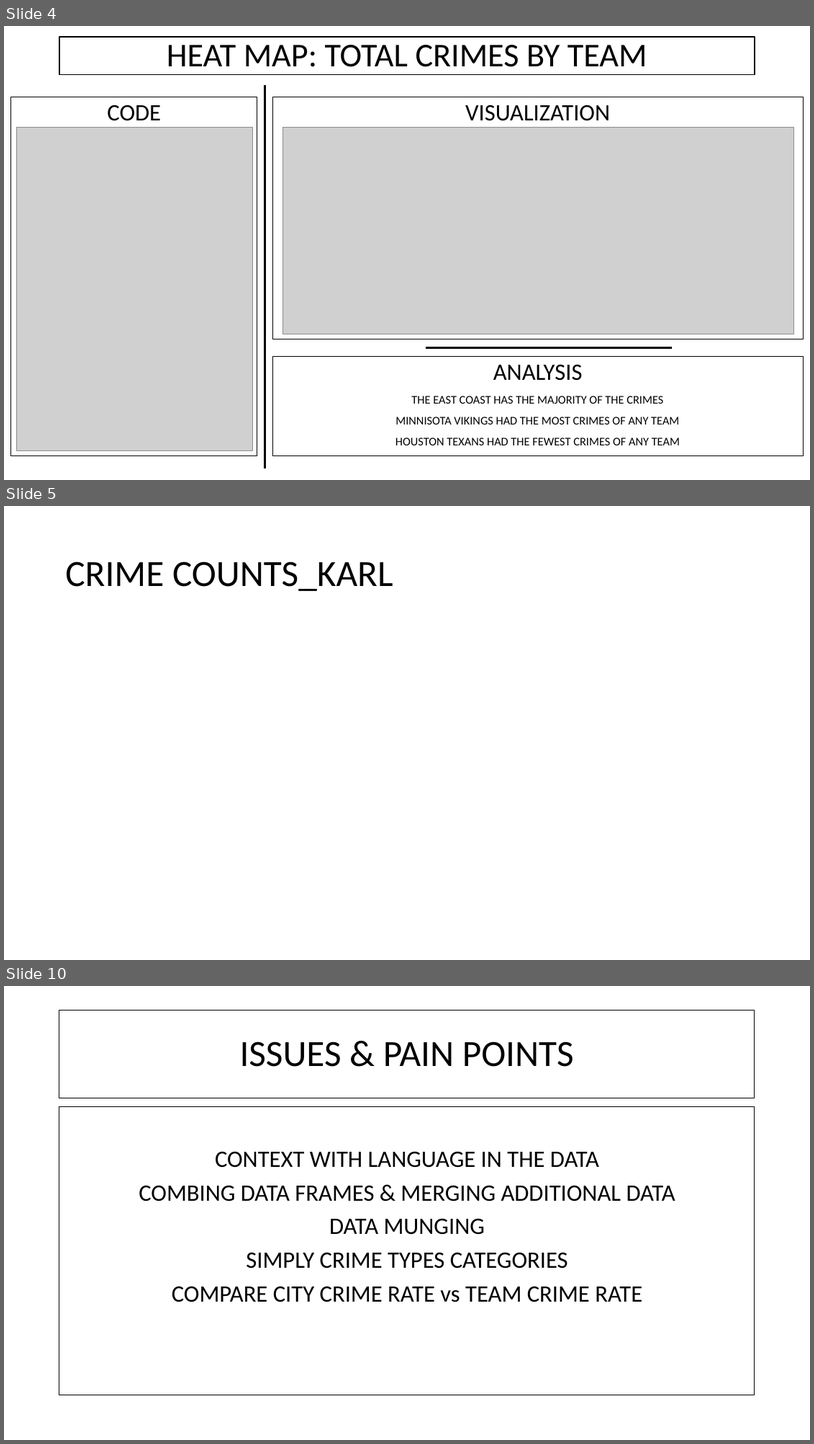
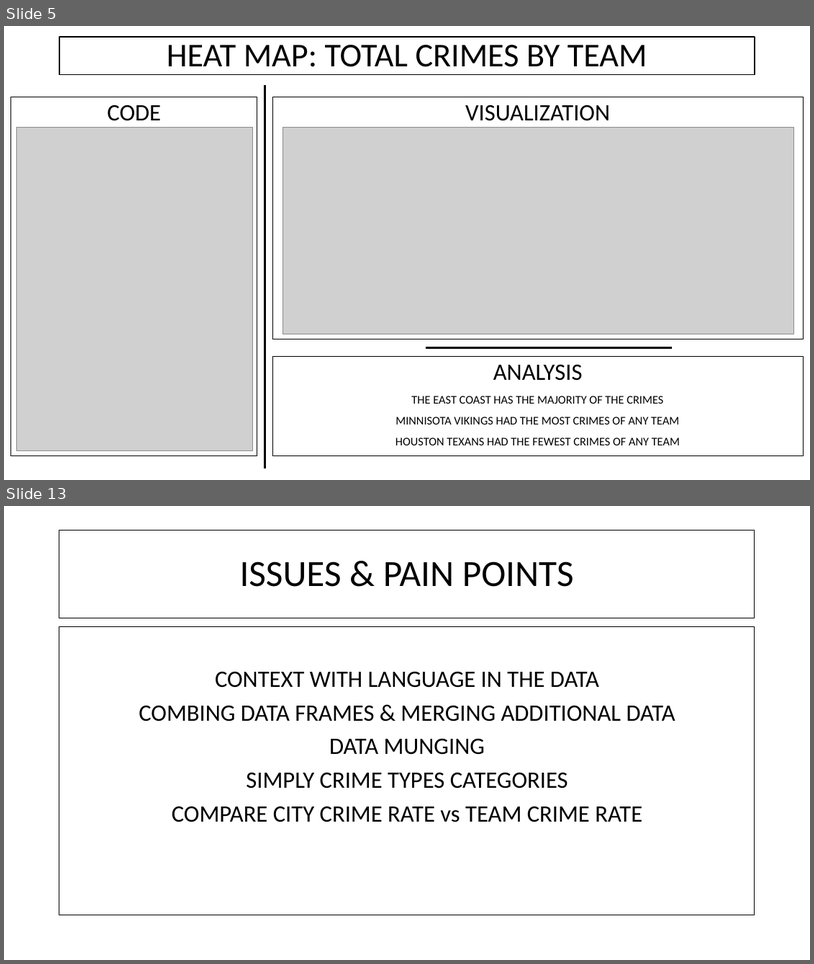
Before and after one commit to alecslaney/project2, a slide deck: CHADS_CODING/CRIME + NFL.pptx. Shown one above the other, each under a label of ours: slides 4, 5 and 10 before the commit, slides 5 and 13 after it; the slides between them are not shown. The pictures are 814x1444 and 814x964 pixels, drawn with LibreOffice and Linux fonts; fonts in the diff are those of the drawing; grey boxes stand for pictures. Boxes give left, top, right and bottom in pixels: in the first picture for what was removed or moved away, otherwise in the second. Text is boxed around its words. In the diff, an @@ line names an element or a change of style, - is before the commit and + after.

```diff
--- a/CHADS_CODING/CRIME + NFL.pptx
+++ b/CHADS_CODING/CRIME + NFL.pptx
@@ slide 5 removed at bbox=[4, 506, 810, 960], background #FFFFFF @@
@@ title removed at bbox=[65, 561, 394, 591] @@
-CRIME COUNTS_KARL
@@ what was slide 4 is now slide 5 @@
@@ what was slide 10 is now slide 13 @@
```
Also in this commit, not shown: 2 slides changed, 9 slides added, 4 other slides removed.
